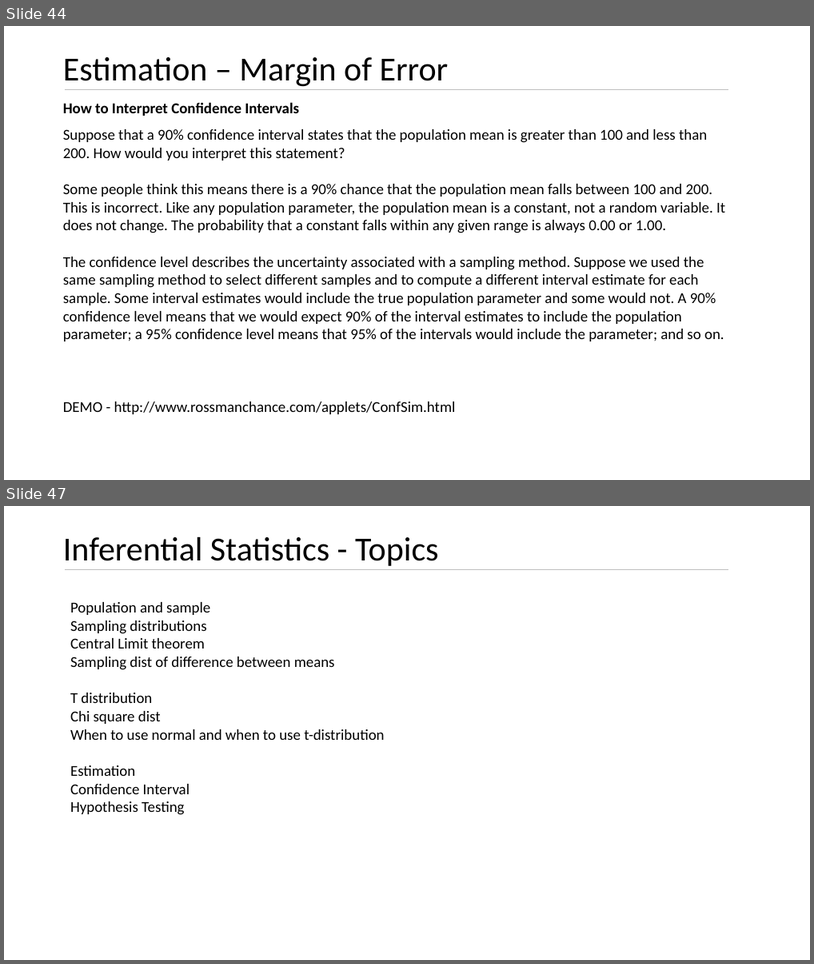
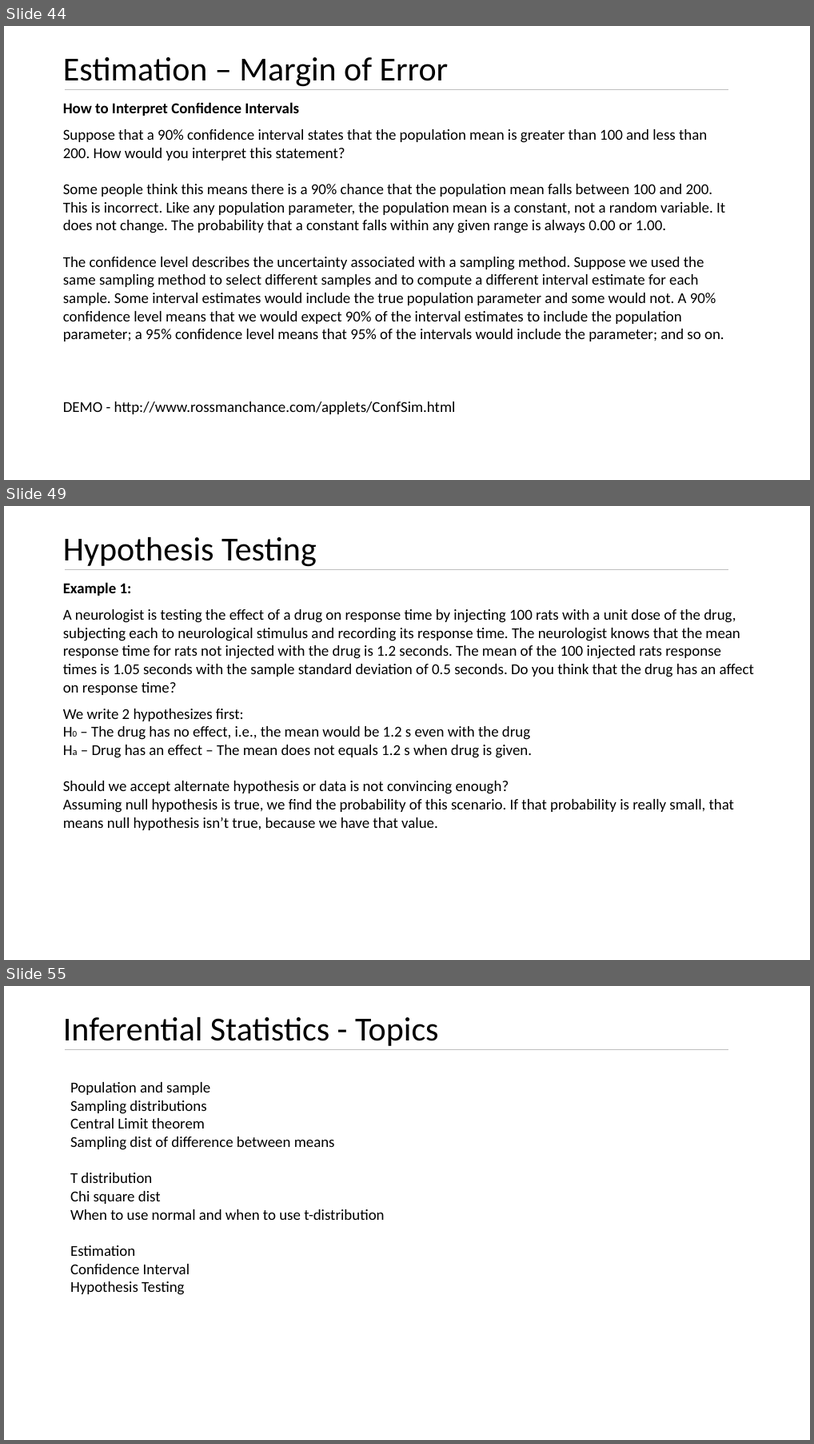
Before and after one commit to kushkul/Intro-to-Analytics, a slide deck: Statistics/Lesson 7 Inferential Statistics.pptx. Shown one above the other, each under a label of ours: slides 44 and 47 before the commit, slides 44, 49 and 55 after it; the slides between them are not shown. The pictures are 814x964 and 814x1444 pixels, drawn with LibreOffice and Linux fonts; fonts in the diff are those of the drawing. Boxes give left, top, right and bottom in pixels: in the first picture for what was removed or moved away, otherwise in the second. Text is boxed around its words. In the diff, an @@ line names an element or a change of style, - is before the commit and + after.

Commit message:
Add hypothesis testing basics

```diff
--- a/Statistics/Lesson 7 Inferential Statistics.pptx
+++ b/Statistics/Lesson 7 Inferential Statistics.pptx
@@ slide 49 added at (x1=4, y1=506, x2=810, y2=960), background #FFFFFF @@
@@ title added at (x1=63, y1=537, x2=317, y2=567), 40 pt, text #000000 @@
+Hypothesis Testing
@@ line added from (65, 569) to (730, 569), #BFBFBF 0.5 pt @@
@@ text added at (x1=63, y1=582, x2=754, y2=830), 18 pt, text #000000 @@
+Example 1:
+A neurologist is testing the effect of a drug on response time by injecting 100 rats with a unit dose of the drug, subjecting each to neurological stimulus and recording its response time. The neurologist knows that the mean response time for rats not injected with the drug is 1.2 seconds. The mean of the 100 injected rats response times is 1.05 seconds with the sample standard deviation of 0.5 seconds. Do you think that the drug has an affect on response time?
+We write 2 hypothesizes first:
+H0 – The drug has no effect, i.e., the mean would be 1.2 s even with the drug
+Ha – Drug has an effect – The mean does not equals 1.2 s when drug is given.
+Should we accept alternate hypothesis or data is not convincing enough?
+Assuming null hypothesis is true, we find the probability of this scenario. If that probability is really small, that means null hypothesis isn’t true, because we have that value.
@@ what was slide 47 is now slide 55 @@
```
Also in this commit, not shown: 3 slides changed, 8 other slides added, 1 slide removed.
